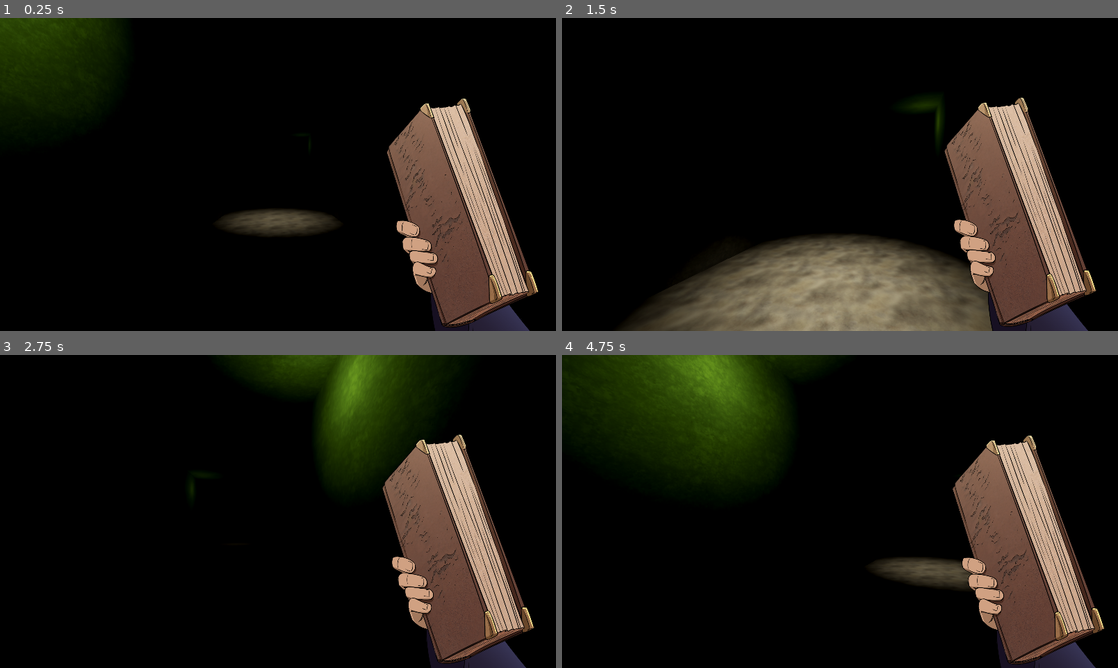
Above: before the commit, frames 1-4 (two rows, left to right).
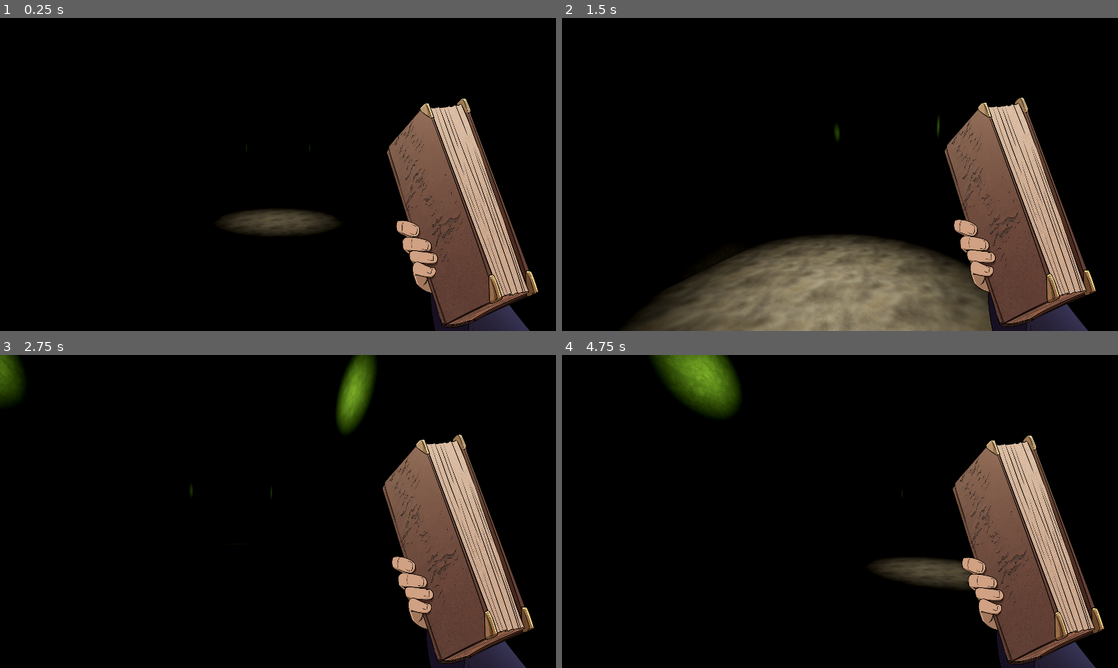
Above: after the commit, the same moments.

Repository: Bigaston/LDJam55
Game: Godot game, scene res://scenes/main.tscn
Two runs of this game, one before a commit and one after it. Both use one fixed random seed, a clock stepped at 60 frames per second and the inputs below.
Inputs (mouse positions are in pixels of both pictures, inside the frame that each line leads up to):
- Up to frame 1 (0.25 s): no input
- Up to frame 2 (1.5 s): tap Enter at 0.5 s; move the mouse to (867, 174) at 0.52 s; hold W (move_forward) from 0.53 s (still down); tap Space (use_spell) at 0.6, 1.35 s; move the mouse to (812, 174) at 1.27 s
- Up to frame 3 (2.75 s): keep holding W (move_forward); move the mouse to (289, 505) at 2.02 s; tap Space (use_spell) at 2.1 s
- Up to frame 4 (4.75 s): keep holding W (move_forward); move the mouse to (834, 517) at 2.77 s; tap Space (use_spell) at 2.85, 3.6, 4.35 s; move the mouse to (878, 514) at 3.52 s; move the mouse to (795, 508) at 4.27 s

The runs differ from the first frame. In frame 1, 5.7% of the frame differs, in the area x 0-45%, y 0-43%; in frame 2, 0.3%; in frame 3, 8.2%; in frame 4, 12%, in the area x 0-62%, y 0-45%.

Commit message:
Modif light terrain

Diff:
--- a/objects/terrain.tscn
+++ b/objects/terrain.tscn
@@ -67,21 +67,32 @@
 mesh = SubResource("PlaneMesh_tolos")
 
 [node name="OmniLight3D2" type="OmniLight3D" parent="."]
-transform = Transform3D(1, 0, 0, 0, 1, 0, 0, 0, 1, 1.54281, 3.39389, -5.88805)
+transform = Transform3D(1, 0, 0, 0, 1, 0, 0, 0, 1, 1.68863, 3.18074, -5.88805)
 light_color = Color(0.397395, 0.562328, 0.147003, 1)
 light_energy = 3.0
-omni_range = 2.0
+omni_range = 0.636
+
+[node name="OmniLight3D4" type="OmniLight3D" parent="."]
+transform = Transform3D(1, 0, 0, 0, 1, 0, 0, 0, 1, 1.689, 3.18086, 5.888)
+light_color = Color(0.397395, 0.562328, 0.147003, 1)
+light_energy = 3.0
+omni_range = 0.636
 
 [node name="OmniLight3D" type="OmniLight3D" parent="."]
-transform = Transform3D(1, 0, 0, 0, 1, 0, 0, 0, 1, -1.5069, 3.29627, 5.79501)
+transform = Transform3D(1, 0, 0, 0, 1, 0, 0, 0, 1, -1.689, 3.18086, 5.888)
 light_color = Color(0.397395, 0.562328, 0.147003, 1)
 light_energy = 3.0
-omni_range = 2.0
+omni_range = 0.636
+
+[node name="OmniLight3D3" type="OmniLight3D" parent="."]
+transform = Transform3D(1, 0, 0, 0, 1, 0, 0, 0, 1, -1.689, 3.18086, -5.888)
+light_color = Color(0.397395, 0.562328, 0.147003, 1)
+light_energy = 3.0
+omni_range = 0.636
 
 [node name="SpotLight3D" type="SpotLight3D" parent="."]
 transform = Transform3D(1, 0, 0, 0, -4.37114e-08, 1, 0, -1, -4.37114e-08, 0, 3.87431, -0.0511045)
 light_color = Color(0.964562, 0.90375, 0.719814, 1)
 light_energy = 10.0
-spot_range = 5.43251
-spot_attenuation = 0.79
-spot_angle = 30.6949
+spot_range = 6.0
+spot_angle = 30.0
